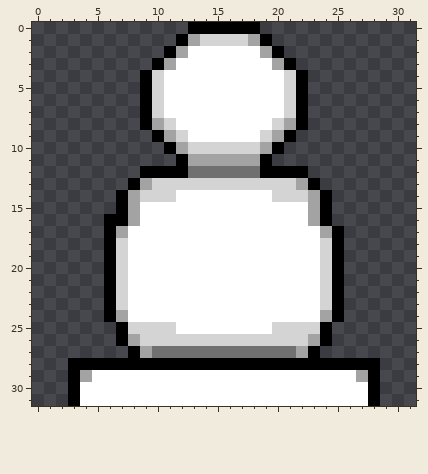
One commit to this pixel-art file: arts/pieces/pawn32.ase. The picture above was drawn from the file before the commit.
32x32 pixels, 1 frame.
Once edited:
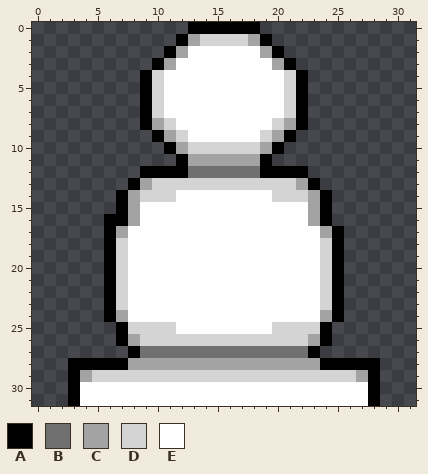
Palette (. is transparent): A #000000  B #707070  C #a3a3a3  D #d4d4d4  E #ffffff
Log entry: art/32bits: Changed the pawn style
Change:
y 27: x 9 C -> B; x 22 C -> B
y 28: x 8..23 AAAAAAAAAAAAAAAA -> CCCCCCCCCCCCCCCC
y 29: x 5..26 EEEEEEEEEEEEEEEEEEEEEE -> DDDDDDDDDDDDDDDDDDDDDD
Pixel boxes of the changes (left, top, right, bottom) in both pictures:
changed: (92, 346, 356, 382)
